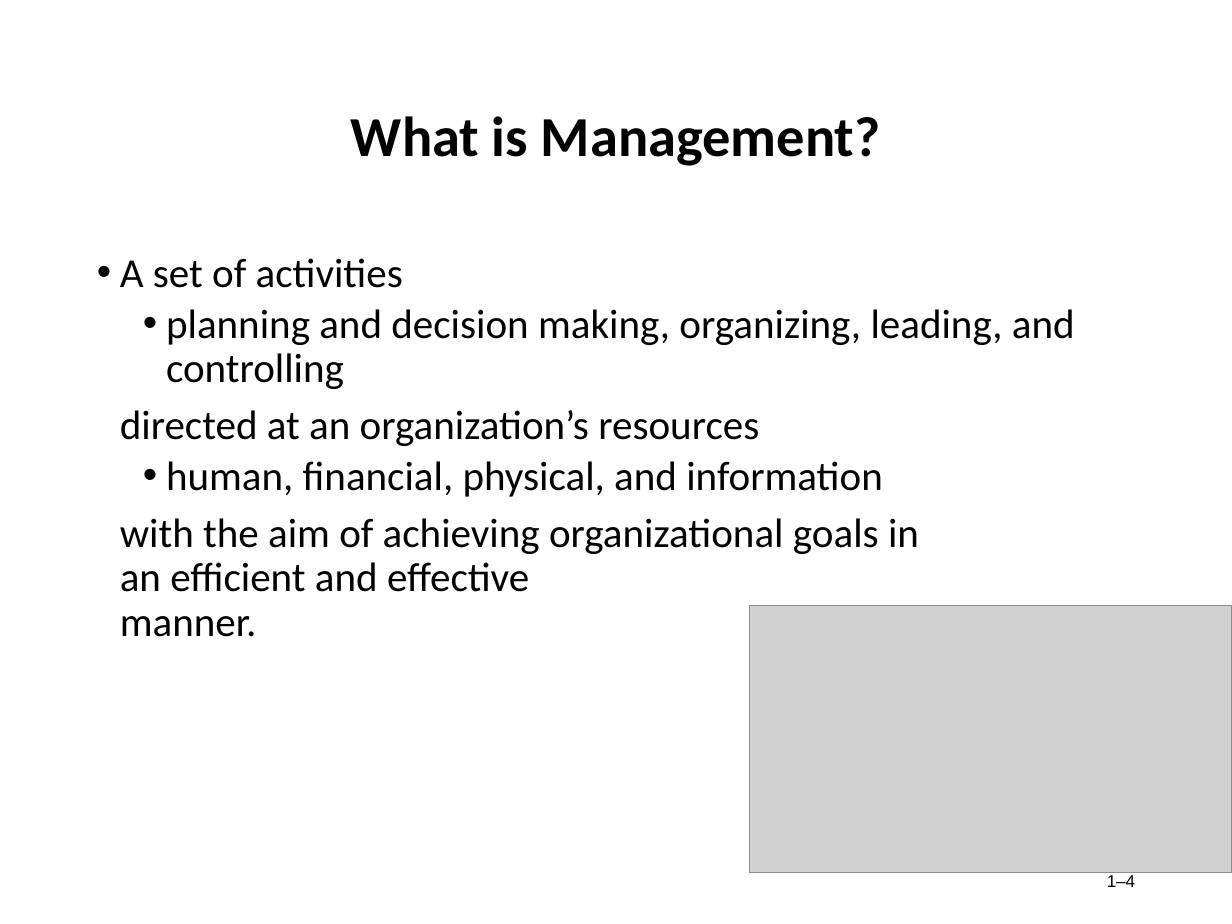
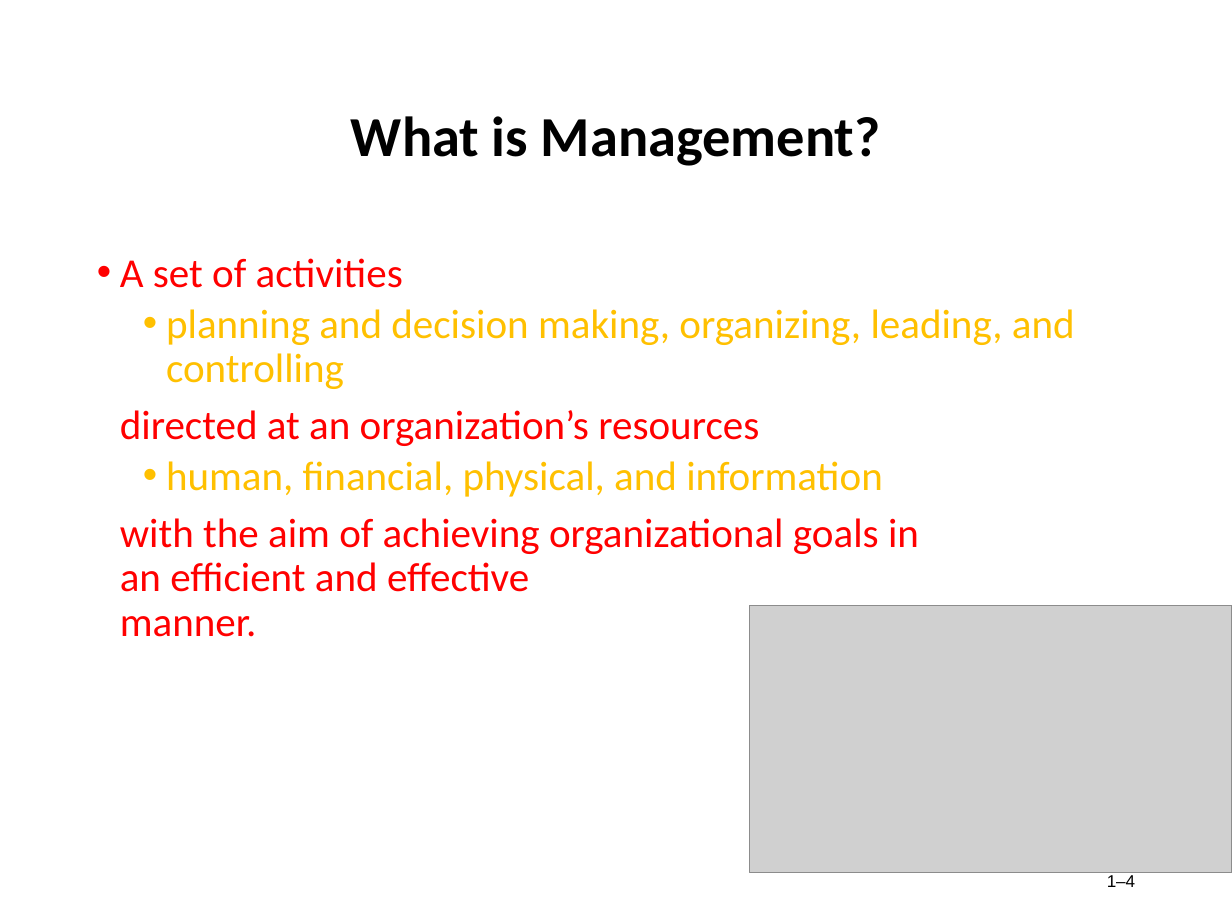
Before and after one commit to AbdullahRFA/3_2_ALL_Resources, a slide deck: slide 4 of Management & Accounting /Management/Chapter-1 (MGT).ppt. Drawn at 1232x924 pixels with LibreOffice and Linux fonts; fonts in the diff are those of the drawing; grey boxes stand for pictures. Boxes give left, top, right and bottom in pixels: in the first picture for what was removed or moved away, otherwise in the second. Text is boxed around its words. In the diff, an @@ line names an element or a change of style, - is before the commit and + after.

Commit message:
added management and accoutn tutorial

```diff
--- a/Management & Accounting /Management/Chapter-1 (MGT).ppt
+++ b/Management & Accounting /Management/Chapter-1 (MGT).ppt
@@ text "A set of activities" at (x1=120, y1=258, x2=1075, y2=637): text colour #000000 to #FF0000 in "A set of activities", "directed at an organization’s resources", "with the aim of achieving organizational goals ..."; text colour #000000 to #FFC000 in "planning and decision making, organizing, leading, and ...", "human, financial, physical, and information"; bullet colour #000000 to #FF0000; bullet colour #000000 to #FFC000 @@
```
Also in this commit, not shown: 14 other slides changed, 2 slides added, 2 slides removed, 5 other files.
